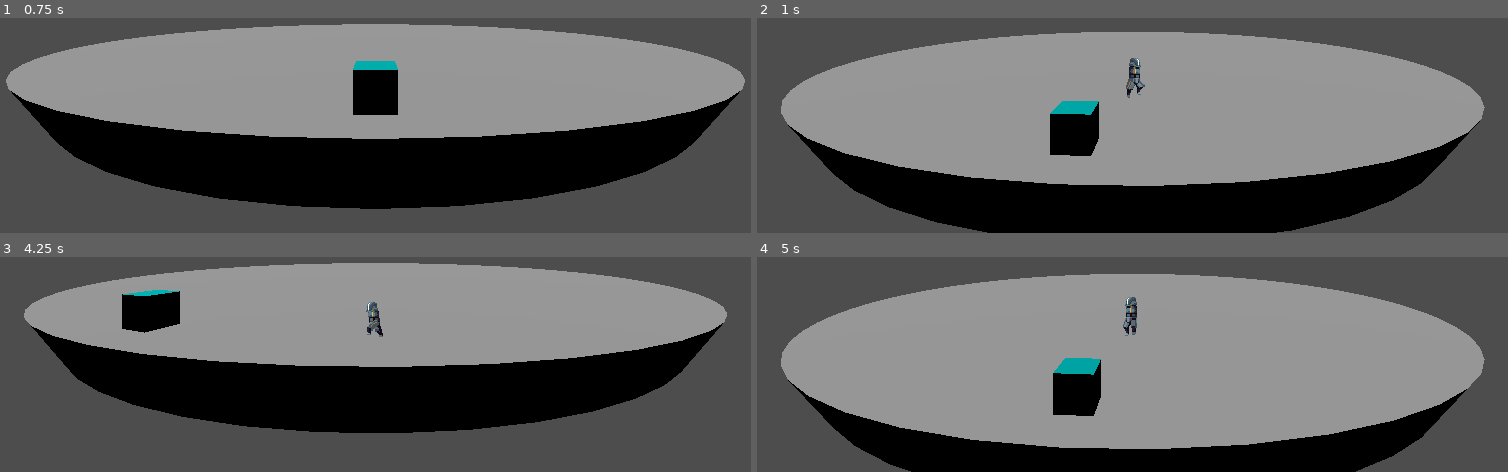
Above: before the commit, frames 1-4 (two rows, left to right).
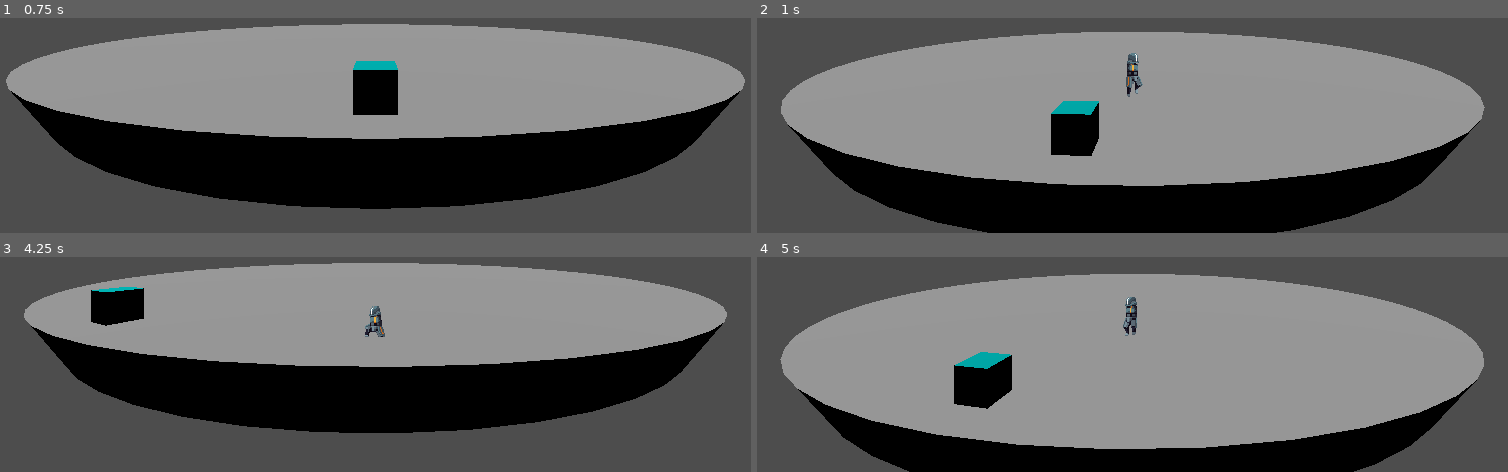
Above: after the commit, the same moments.

Repository: Jafeth12/VJ-FIB
Game: Godot game, scene res://main.tscn
The game is run twice, just before and just after one commit, with the same random seed, the same clock (stepped at 60 frames per second) and the same inputs.
Inputs:
- Up to frame 1 (0.75 s): tap Enter at 0.5 s; hold Right (move_right) from 0.53 s (still down); hold Down (crouch) from 0.53 s (still down)
- Up to frame 2 (1 s): keep holding Right (move_right); keep holding Down (crouch); tap Up (jump) at 0.77 s
- Up to frame 3 (4.25 s): release Right (move_right) at 1.28 s; release Down (crouch) at 1.28 s; hold Left (move_left) 1.28-2.03 s; tap Down (crouch) at 1.35, 2.85 s; tap Up (jump) at 1.52, 3.02, 3.77 s; tap Space at 2 s; hold Down (crouch) 2.03-2.78 s; hold Right (move_right) 2.03-3.53 s; hold Left (move_left) from 3.53 s (still down); hold Down (crouch) from 3.53 s (still down)
- Up to frame 4 (5 s): keep holding Left (move_left); release Down (crouch) at 4.28 s; tap Down (crouch) at 4.35 s; tap Up (jump) at 4.52 s

Frame 1 is identical in both runs. In frame 2, 0.3% of the frame differs, in the area x 13-74%, y 16-100%; in frame 3, 2.0%; in frame 4, 3.7%, in the area x 3-97%, y 9-100%.

Commit message:
[IMP] crouch animation

Diff:
--- a/3D/player.gd
+++ b/3D/player.gd
@@ -1,6 +1,6 @@
 extends CharacterBody3D
 
-enum ANIMATION_STATES { IDLE, WALK, JUMP }
+enum ANIMATION_STATES { IDLE, WALK, JUMP, CROUCH }
 enum FACING { LEFT, RIGHT }
 
 @export var SPEED = PI/8 # 1 lap = 16 secs.
@@ -50,7 +50,8 @@
 		facing = FACING.LEFT
 
 	# Update alpha
-	alpha += circular_dir * SPEED * delta
+	if !is_crouching():
+		alpha += circular_dir * SPEED * delta
 	var next_xz = get_next_xz()
 	velocity.x = (next_xz.x - get_position().x)/delta
 	velocity.z = (next_xz.y - get_position().z)/delta
@@ -65,18 +66,21 @@
 
 func update_anim_state():
 	var current_anim = $sprite.animation
-
 	# prox_estado:
 	match anim_state:
 		ANIMATION_STATES.IDLE:
 			if velocity.y != 0:
 				anim_state = ANIMATION_STATES.JUMP
+			elif Input.is_action_pressed("crouch"):
+				anim_state = ANIMATION_STATES.CROUCH
 			elif velocity.length() > 0:
 				anim_state = ANIMATION_STATES.WALK
 
 		ANIMATION_STATES.WALK:
 			if velocity.y != 0:
 				anim_state = ANIMATION_STATES.JUMP
+			elif Input.is_action_pressed("crouch"):
+				anim_state = ANIMATION_STATES.CROUCH
 			elif velocity.length() == 0:
 				anim_state = ANIMATION_STATES.IDLE
 
@@ -86,6 +90,15 @@
 					anim_state = ANIMATION_STATES.WALK
 				elif velocity.length() == 0:
 					anim_state = ANIMATION_STATES.IDLE
+
+		ANIMATION_STATES.CROUCH:
+			if velocity.y != 0:
+				anim_state = ANIMATION_STATES.JUMP
+			elif !Input.is_action_pressed("crouch"):
+				if velocity.length() == 0:
+					anim_state = ANIMATION_STATES.IDLE
+				elif velocity.length() > 0:
+					anim_state = ANIMATION_STATES.WALK
 
 	# logica_salida:
 	match anim_state:
@@ -101,6 +114,10 @@
 			if current_anim != "jump":
 				$sprite.play("jump")
 
+		ANIMATION_STATES.CROUCH:
+			if current_anim != "crouch":
+				$sprite.play("crouch")
+
 func update_facing():
 	if facing == FACING.RIGHT:
 		$sprite.set_scale(Vector3(-our_scale, our_scale, our_scale))
@@ -113,3 +130,6 @@
 func set_alpha_by_position(pos):
 	alpha = asin(pos.x/player_radius)
 	# alpha = acos(pos.z/player_radius) # same shit
+
+func is_crouching():
+	return Input.is_action_pressed("crouch") && is_on_floor()
--- a/3D/player.tscn
+++ b/3D/player.tscn
@@ -191,7 +191,7 @@
 "duration": 1.0,
 "texture": SubResource("AtlasTexture_2fqki")
 }],
-"loop": true,
+"loop": false,
 "name": &"crouch",
 "speed": 5.0
 }, {
@@ -250,7 +250,7 @@
 "duration": 1.0,
 "texture": SubResource("AtlasTexture_bkwcx")
 }],
-"loop": true,
+"loop": false,
 "name": &"die",
 "speed": 15.0
 }, {
--- a/3D/project.godot
+++ b/3D/project.godot
@@ -54,6 +54,15 @@
 "deadzone": 0.5,
 "events": [Object(InputEventKey,"resource_local_to_scene":false,"resource_name":"","device":-1,"window_id":0,"alt_press …(182 unchanged characters)…
 , Object(InputEventKey,"resource_local_to_scene":false,"resource_name":"","device":-1,"window_id":0,"alt_pressed":false,"shift_pressed":false,"ctrl_pressed":false,"meta_pressed":false,"pressed":false,"keycode":0,"physical_keycode":83,"key_label":0,"unicode":115,"echo":false,"script":null)
-, Object(InputEventKey,"resource_local_to_scene":false,"resource_name":"","device":-1,"window_id":0,"alt_pressed":false,"shift_pressed":false,"ctrl_pressed":false,"meta_pressed":false,"pressed":false,"keycode":0,"physical_keycode":4194325,"key_label":0,"unicode":0,"echo":false,"script":null)
 ]
 }
+dodge={
+"deadzone": 0.5,
+"events": [Object(InputEventKey,"resource_local_to_scene":false,"resource_name":"","device":-1,"window_id":0,"alt_pressed":false,"shift_pressed":false,"ctrl_pressed":false,"meta_pressed":false,"pressed":false,"keycode":0,"physical_keycode":4194325,"key_label":0,"unicode":0,"echo":false,"script":null)
+]
+}
+dbg_die={
+"deadzone": 0.5,
+"events": [Object(InputEventKey,"resource_local_to_scene":false,"resource_name":"","device":-1,"window_id":0,"alt_pressed":false,"shift_pressed":false,"ctrl_pressed":false,"meta_pressed":false,"pressed":false,"keycode":0,"physical_keycode":59,"key_label":0,"unicode":241,"echo":false,"script":null)
+]
+}
